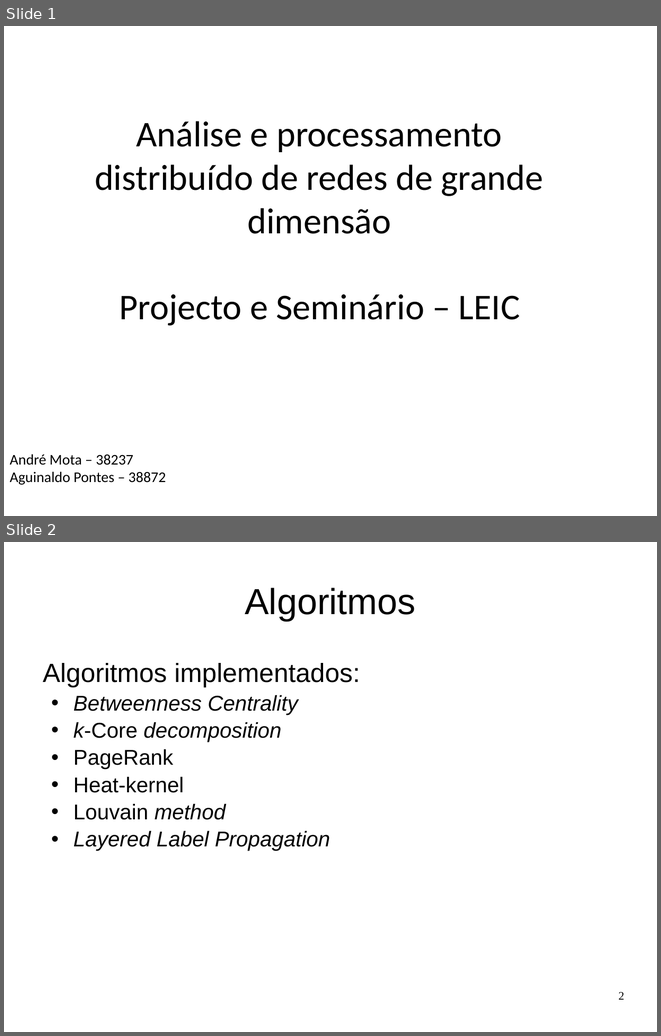
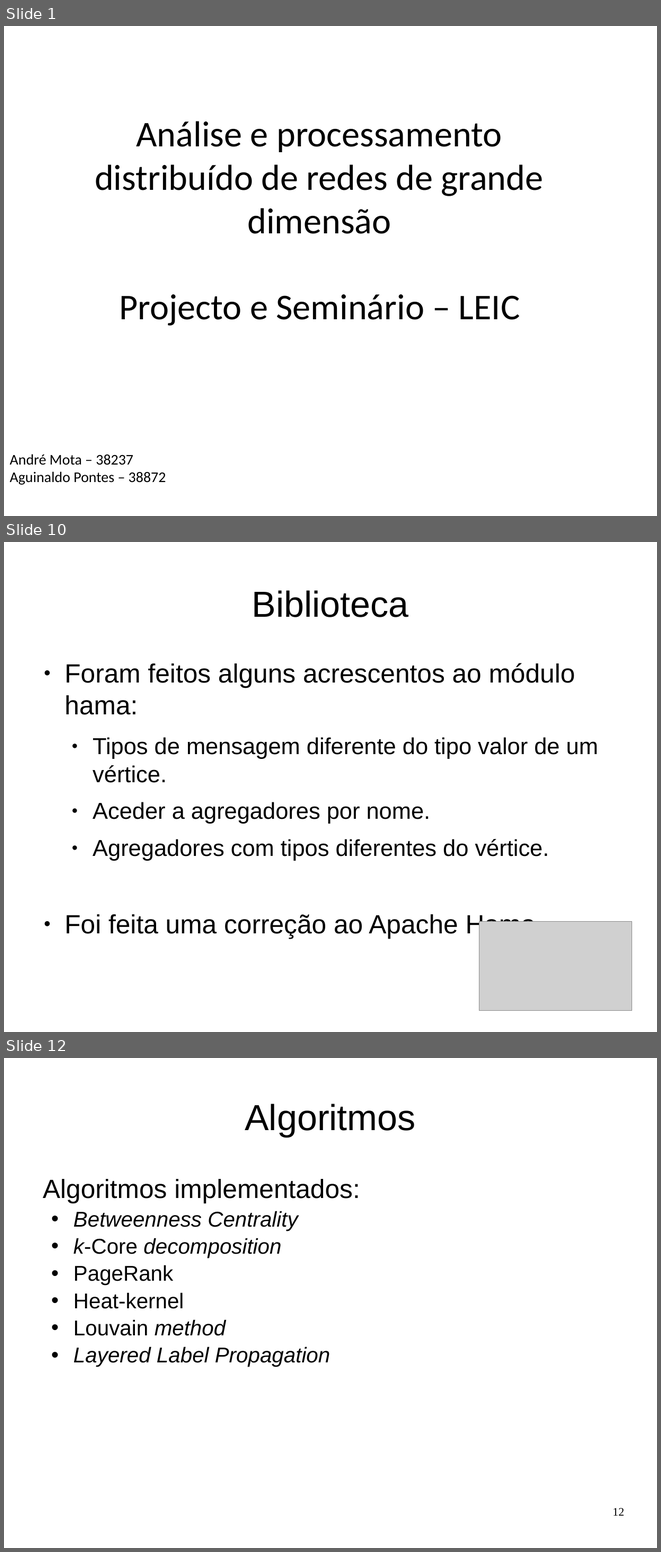
Before and after one commit to andremota/Distributed-Graph-Processing, a slide deck: docs/apresentação/apres.odp. Shown one above the other, each under a label of ours: slides 1 and 2 before the commit, slides 1, 10 and 12 after it; the slides between them are not shown. The pictures are 661x1036 and 661x1552 pixels, drawn with LibreOffice and Linux fonts; fonts in the diff are those of the drawing; grey boxes stand for pictures. Boxes give left, top, right and bottom in pixels: in the first picture for what was removed or moved away, otherwise in the second. Text is boxed around its words. In the diff, an @@ line names an element or a change of style, - is before the commit and + after.

```diff
--- a/docs/apresentação/apres.odp
+++ b/docs/apresentação/apres.odp
@@ slide 10 added at <box>4,542,657,1032</box>, background #FFFFFF @@
@@ title added at <box>252,590,409,617</box>, 44 pt, text #000000 @@
+Biblioteca
@@ text added at <box>64,663,598,938</box>, 28 pt, text #000000 @@
+● Foram feitos alguns acrescentos ao módulo hama:
+  ● Tipos de mensagem diferente do tipo valor de um vértice.
+  ● Aceder a agregadores por nome.
+  ● Agregadores com tipos diferentes do vértice.
+● Foi feita uma correção ao Apache Hama.
@@ picture added at <box>480,921,632,1010</box> @@
@@ what was slide 2 is now slide 12 @@
@@ page number at <box>612,1507,624,1515</box>: text changed @@
-2
+12
```
Also in this commit, not shown: 9 other slides added.
